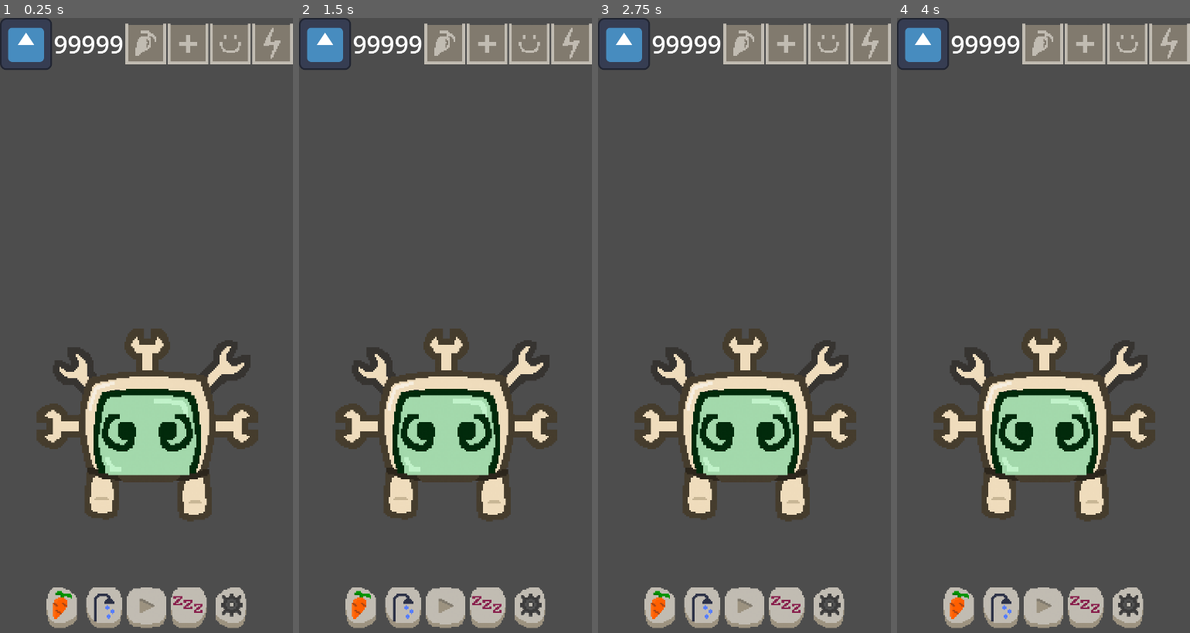
Above: before the commit, frames 1-4 (left to right).
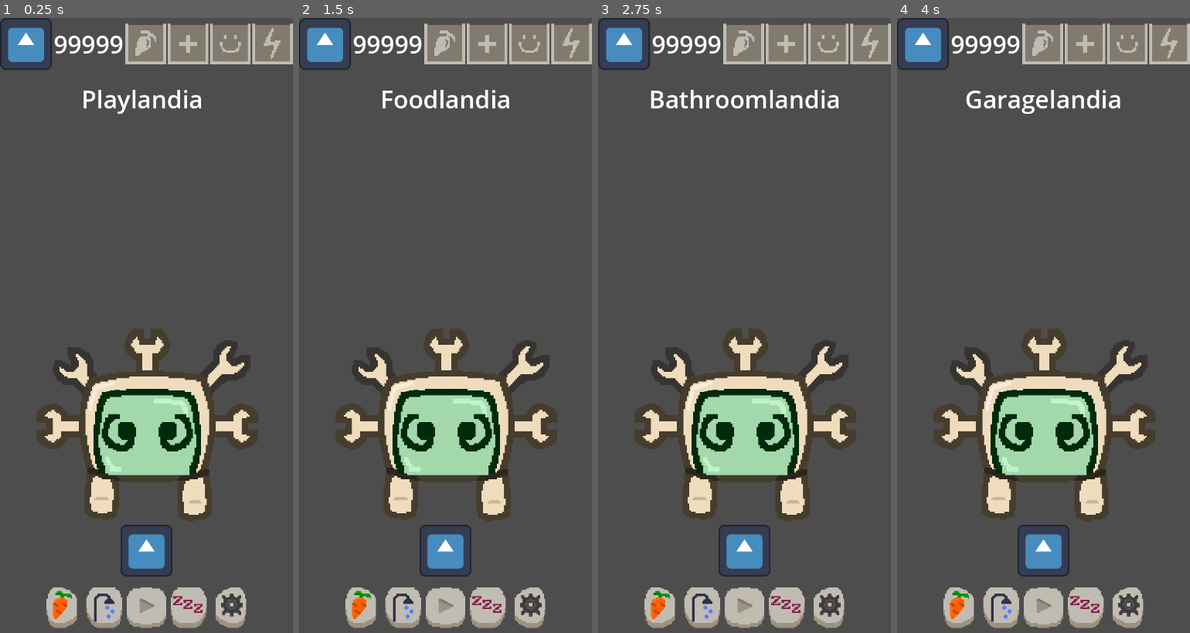
Above: after the commit, the same moments.

Repository: daniel-macias/mrduelm
Game: Godot game, scene res://Scenes/main.tscn
Same seed, same stepped clock (60 frames per second), same inputs: the game is played once before the commit and once after it. The engine's default icon, where the game draws it, is replaced by a stand-in: a white triangle on a blue panel in a dark square.
Inputs (mouse positions are in pixels of both pictures, inside the frame that each line leads up to):
- Up to frame 1 (0.25 s): no input
- Up to frame 2 (1.5 s): click (445, 553) at 0.52 s; click (360, 608) at 1.25 s
- Up to frame 3 (2.75 s): click (703, 608) at 2 s
- Up to frame 4 (4 s): click (1084, 608) at 2.75 s; click (1128, 608) at 3.5 s

The runs differ from the first frame. In frame 1, 1.4% of the frame differs, in the area x 28-69%, y 11-91%; in frame 2, 1.4%; in frame 3, 1.7%, in the area x 17-83%, y 11-91%; in frame 4, 1.5%.

Commit message:
buttons now change to the correct ui

Diff:
--- a/Scenes/main.tscn
+++ b/Scenes/main.tscn
@@ -1,18 +1,23 @@
-[gd_scene load_steps=15 format=3 uid="uid://co8xhyknh7k7h"]
+[gd_scene load_steps=20 format=3 uid="uid://co8xhyknh7k7h"]
 
 [ext_resource type="Script" path="res://Scripts/Main.gd" id="1_2ncyc"]
 [ext_resource type="PackedScene" uid="uid://bdd3fhta1x0ln" path="res://Scenes/pet.tscn" id="1_g06e1"]
 [ext_resource type="Texture2D" uid="uid://cyutd44gt6125" path="res://Sprites/UI/food_icon.png" id="2_t4d30"]
 [ext_resource type="Texture2D" uid="uid://chn7w0dkoqbus" path="res://Sprites/UI/shower_icon.png" id="3_vlkju"]
+[ext_resource type="Texture2D" uid="uid://bwda35x8xer67" path="res://Sprites/UI/food_icon_pressed.png" id="4_2i2le"]
 [ext_resource type="Texture2D" uid="uid://b7hpmdjbf43oj" path="res://Sprites/UI/play_icon.png" id="4_iuqi7"]
 [ext_resource type="Texture2D" uid="uid://dsx4h3mdbn8i4" path="res://Sprites/UI/sleep_icon.png" id="5_kml8w"]
+[ext_resource type="Texture2D" uid="uid://bbfu11hb6lf4" path="res://Sprites/UI/shower_icon_pressed.png" id="6_0v3sx"]
 [ext_resource type="Texture2D" uid="uid://ckiclgcvswhs7" path="res://Sprites/UI/garage_icon.png" id="6_lu5kk"]
 [ext_resource type="Texture2D" uid="uid://bxtusj4ktpwbh" path="res://icon.svg" id="7_edkl8"]
 [ext_resource type="Texture2D" uid="uid://c8xeqy87dpe6o" path="res://Sprites/UI/ProgressBars/bar_bg.png" id="8_sn7hm"]
+[ext_resource type="Texture2D" uid="uid://c8un4x0mfdlfi" path="res://Sprites/UI/play_icon_pressed.png" id="8_sxbtx"]
 [ext_resource type="Texture2D" uid="uid://cvv5owqxqr3kl" path="res://Sprites/UI/ProgressBars/food.png" id="9_w1x0o"]
 [ext_resource type="Texture2D" uid="uid://llbq667nujq5" path="res://Sprites/UI/ProgressBars/bar_fill.png" id="10_3nn5s"]
+[ext_resource type="Texture2D" uid="uid://b3cdmltcbqcg5" path="res://Sprites/UI/sleep_icon_pressed.png" id="10_wapte"]
 [ext_resource type="Texture2D" uid="uid://digdmvn5mg8gr" path="res://Sprites/UI/ProgressBars/health.png" id="11_dhajy"]
 [ext_resource type="Texture2D" uid="uid://bt43t0q64458k" path="res://Sprites/UI/ProgressBars/happy.png" id="12_5y17l"]
+[ext_resource type="Texture2D" uid="uid://3asydacx345v" path="res://Sprites/UI/garage_icon_pressed.png" id="12_mlgj4"]
 [ext_resource type="Texture2D" uid="uid://dpj6taf4klhoy" path="res://Sprites/UI/ProgressBars/energy.png" id="13_igeth"]
 
 [node name="Node2D" type="Node2D"]
@@ -23,6 +28,220 @@
 scale = Vector2(4, 4)
 
 [node name="CanvasLayer" type="CanvasLayer" parent="."]
+
+[node name="FoodGUI" type="Control" parent="CanvasLayer"]
+visible = false
+layout_mode = 3
+anchors_preset = 15
+anchor_right = 1.0
+anchor_bottom = 1.0
+grow_horizontal = 2
+grow_vertical = 2
+
+[node name="RoomTitle" type="Label" parent="CanvasLayer/FoodGUI"]
+layout_mode = 1
+anchors_preset = -1
+anchor_left = 0.5
+anchor_top = 0.131
+anchor_right = 0.5
+anchor_bottom = 0.131
+offset_left = -160.5
+offset_top = -42.12
+offset_right = 160.5
+offset_bottom = 40.88
+grow_horizontal = 2
+grow_vertical = 2
+theme_override_font_sizes/font_size = 60
+text = "Foodlandia"
+
+[node name="HBoxContainer" type="HBoxContainer" parent="CanvasLayer/FoodGUI"]
+layout_mode = 1
+anchors_preset = -1
+anchor_left = 0.5
+anchor_top = 0.865
+anchor_right = 0.5
+anchor_bottom = 0.865
+offset_left = -20.0
+offset_top = -24.8
+offset_right = 20.0
+offset_bottom = 15.2
+grow_horizontal = 2
+grow_vertical = 2
+
+[node name="TextureButton" type="TextureButton" parent="CanvasLayer/FoodGUI/HBoxContainer"]
+layout_mode = 2
+texture_normal = ExtResource("7_edkl8")
+
+[node name="BathroomGUI" type="Control" parent="CanvasLayer"]
+visible = false
+layout_mode = 3
+anchors_preset = 15
+anchor_right = 1.0
+anchor_bottom = 1.0
+grow_horizontal = 2
+grow_vertical = 2
+
+[node name="RoomTitle" type="Label" parent="CanvasLayer/BathroomGUI"]
+layout_mode = 1
+anchors_preset = -1
+anchor_left = 0.5
+anchor_top = 0.131
+anchor_right = 0.5
+anchor_bottom = 0.131
+offset_left = -160.5
+offset_top = -42.12
+offset_right = 160.5
+offset_bottom = 40.88
+grow_horizontal = 2
+grow_vertical = 2
+theme_override_font_sizes/font_size = 60
+text = "Bathroomlandia"
+
+[node name="HBoxContainer" type="HBoxContainer" parent="CanvasLayer/BathroomGUI"]
+layout_mode = 1
+anchors_preset = -1
+anchor_left = 0.5
+anchor_top = 0.865
+anchor_right = 0.5
+anchor_bottom = 0.865
+offset_left = -20.0
+offset_top = -24.8
+offset_right = 20.0
+offset_bottom = 15.2
+grow_horizontal = 2
+grow_vertical = 2
+
+[node name="TextureButton" type="TextureButton" parent="CanvasLayer/BathroomGUI/HBoxContainer"]
+layout_mode = 2
+texture_normal = ExtResource("7_edkl8")
+
+[node name="PlayGUI" type="Control" parent="CanvasLayer"]
+layout_mode = 3
+anchors_preset = 15
+anchor_right = 1.0
+anchor_bottom = 1.0
+grow_horizontal = 2
+grow_vertical = 2
+
+[node name="RoomTitle" type="Label" parent="CanvasLayer/PlayGUI"]
+layout_mode = 1
+anchors_preset = -1
+anchor_left = 0.5
+anchor_top = 0.131
+anchor_right = 0.5
+anchor_bottom = 0.131
+offset_left = -160.5
+offset_top = -42.12
+offset_right = 160.5
+offset_bottom = 40.88
+grow_horizontal = 2
+grow_vertical = 2
+theme_override_font_sizes/font_size = 60
+text = "Playlandia"
+
+[node name="HBoxContainer" type="HBoxContainer" parent="CanvasLayer/PlayGUI"]
+layout_mode = 1
+anchors_preset = -1
+anchor_left = 0.5
+anchor_top = 0.865
+anchor_right = 0.5
+anchor_bottom = 0.865
+offset_left = -20.0
+offset_top = -24.8
+offset_right = 20.0
+offset_bottom = 15.2
+grow_horizontal = 2
+grow_vertical = 2
+
+[node name="TextureButton" type="TextureButton" parent="CanvasLayer/PlayGUI/HBoxContainer"]
+layout_mode = 2
+texture_normal = ExtResource("7_edkl8")
+
+[node name="SleepGUI" type="Control" parent="CanvasLayer"]
+visible = false
+layout_mode = 3
+anchors_preset = 15
+anchor_right = 1.0
+anchor_bottom = 1.0
+grow_horizontal = 2
+grow_vertical = 2
+
+[node name="RoomTitle" type="Label" parent="CanvasLayer/SleepGUI"]
+layout_mode = 1
+anchors_preset = -1
+anchor_left = 0.5
+anchor_top = 0.131
+anchor_right = 0.5
+anchor_bottom = 0.131
+offset_left = -160.5
+offset_top = -42.12
+offset_right = 160.5
+offset_bottom = 40.88
+grow_horizontal = 2
+grow_vertical = 2
+theme_override_font_sizes/font_size = 60
+text = "Sleepandia"
+
+[node name="HBoxContainer" type="HBoxContainer" parent="CanvasLayer/SleepGUI"]
+layout_mode = 1
+anchors_preset = -1
+anchor_left = 0.5
+anchor_top = 0.865
+anchor_right = 0.5
+anchor_bottom = 0.865
+offset_left = -20.0
+offset_top = -24.8
+offset_right = 20.0
+offset_bottom = 15.2
+grow_horizontal = 2
+grow_vertical = 2
+
+[node name="TextureButton" type="TextureButton" parent="CanvasLayer/SleepGUI/HBoxContainer"]
+layout_mode = 2
+texture_normal = ExtResource("7_edkl8")
+
+[node name="GarageGUI" type="Control" parent="CanvasLayer"]
+visible = false
+layout_mode = 3
+anchors_preset = 15
+anchor_right = 1.0
+anchor_bottom = 1.0
+grow_horizontal = 2
+grow_vertical = 2
+
+[node name="RoomTitle" type="Label" parent="CanvasLayer/GarageGUI"]
+layout_mode = 1
+anchors_preset = -1
+anchor_left = 0.5
+anchor_top = 0.131
+anchor_right = 0.5
+anchor_bottom = 0.131
+offset_left = -160.5
+offset_top = -42.12
+offset_right = 160.5
+offset_bottom = 40.88
+grow_horizontal = 2
+grow_vertical = 2
+theme_override_font_sizes/font_size = 60
+text = "Garagelandia"
+
+[node name="HBoxContainer" type="HBoxContainer" parent="CanvasLayer/GarageGUI"]
+layout_mode = 1
+anchors_preset = -1
+anchor_left = 0.5
+anchor_top = 0.865
+anchor_right = 0.5
+anchor_bottom = 0.865
+offset_left = -20.0
+offset_top = -24.8
+offset_right = 20.0
+offset_bottom = 15.2
+grow_horizontal = 2
+grow_vertical = 2
+
+[node name="TextureButton" type="TextureButton" parent="CanvasLayer/GarageGUI/HBoxContainer"]
+layout_mode = 2
+texture_normal = ExtResource("7_edkl8")
 
 [node name="HBoxContainer" type="HBoxContainer" parent="CanvasLayer"]
 anchors_preset = 7
@@ -41,30 +260,35 @@
 custom_minimum_size = Vector2(100, 100)
 layout_mode = 2
 texture_normal = ExtResource("2_t4d30")
+texture_pressed = ExtResource("4_2i2le")
 stretch_mode = 5
 
 [node name="ShowerBtn" type="TextureButton" parent="CanvasLayer/HBoxContainer"]
 custom_minimum_size = Vector2(100, 100)
 layout_mode = 2
 texture_normal = ExtResource("3_vlkju")
+texture_pressed = ExtResource("6_0v3sx")
 stretch_mode = 5
 
 [node name="PlayBtn" type="TextureButton" parent="CanvasLayer/HBoxContainer"]
 custom_minimum_size = Vector2(100, 100)
 layout_mode = 2
 texture_normal = ExtResource("4_iuqi7")
+texture_pressed = ExtResource("8_sxbtx")
 stretch_mode = 5
 
 [node name="SleepBtn" type="TextureButton" parent="CanvasLayer/HBoxContainer"]
 custom_minimum_size = Vector2(100, 100)
 layout_mode = 2
 texture_normal = ExtResource("5_kml8w")
+texture_pressed = ExtResource("10_wapte")
 stretch_mode = 5
 
 [node name="GarageBtn" type="TextureButton" parent="CanvasLayer/HBoxContainer"]
 custom_minimum_size = Vector2(100, 100)
 layout_mode = 2
 texture_normal = ExtResource("6_lu5kk")
+texture_pressed = ExtResource("12_mlgj4")
 stretch_mode = 5
 
 [node name="TopBar" type="HBoxContainer" parent="CanvasLayer"]
--- a/Scripts/Globals/GameManager.gd
+++ b/Scripts/Globals/GameManager.gd
@@ -3,8 +3,8 @@
 # Player's starting money
 var player_money: int = 500
 var hunger: int = 50
-var health: int = 80
-var energy: int = 70
+var health: int = 50
+var energy: int = 50
 var fun: int = 50
 
 
--- a/Scripts/Main.gd
+++ b/Scripts/Main.gd
@@ -5,12 +5,28 @@
 @onready var health_bar = $CanvasLayer/TopBar/HBoxContainer/HealthBar
 @onready var energy_bar = $CanvasLayer/TopBar/HBoxContainer/EnergyBar
 
-func update_bars():
-	happiness_bar.value = GameManager.happiness
-	hunger_bar.value = GameManager.hunger
-	health_bar.value = GameManager.health
-	energy_bar.value = GameManager.energy
+@onready var food_btn = $CanvasLayer/HBoxContainer/FoodBtn
+@onready var shower_btn = $CanvasLayer/HBoxContainer/ShowerBtn
+@onready var play_btn = $CanvasLayer/HBoxContainer/PlayBtn
+@onready var sleep_btn = $CanvasLayer/HBoxContainer/SleepBtn
+@onready var garage_btn = $CanvasLayer/HBoxContainer/GarageBtn
 
-func on_hunger_event():
-	GameManager.modify_stat("hunger", -10)
-	update_bars()
+@onready var guis = {
+	"food": $CanvasLayer/FoodGUI,
+	"bathroom": $CanvasLayer/BathroomGUI,
+	"play": $CanvasLayer/PlayGUI,
+	"sleep": $CanvasLayer/SleepGUI,
+	"garage": $CanvasLayer/GarageGUI
+}
+
+func _ready():
+	food_btn.connect("pressed", Callable(self, "_on_button_pressed").bind("food"))
+	shower_btn.connect("pressed", Callable(self, "_on_button_pressed").bind("bathroom"))
+	play_btn.connect("pressed", Callable(self, "_on_button_pressed").bind("play"))
+	sleep_btn.connect("pressed", Callable(self, "_on_button_pressed").bind("sleep"))
+	garage_btn.connect("pressed", Callable(self, "_on_button_pressed").bind("garage"))
+
+func _on_button_pressed(gui_name: String):
+	print("Pressed:", gui_name.capitalize(), "Button")
+	for name in guis:
+		guis[name].visible = (name == gui_name)
